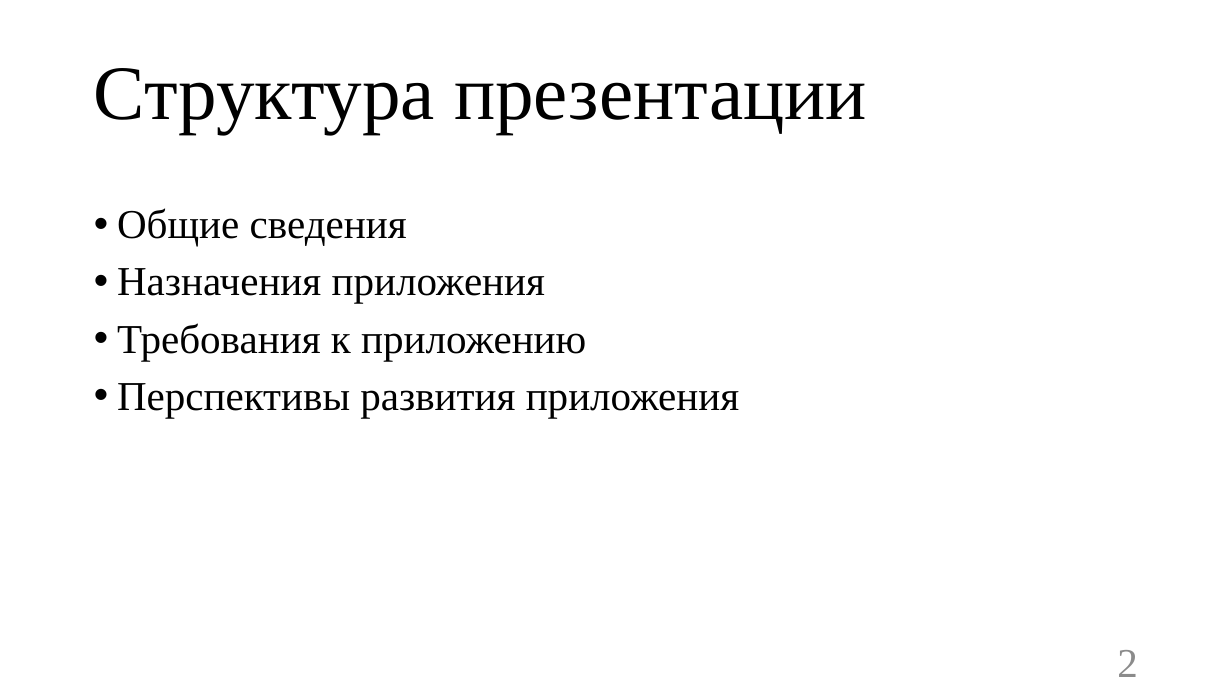
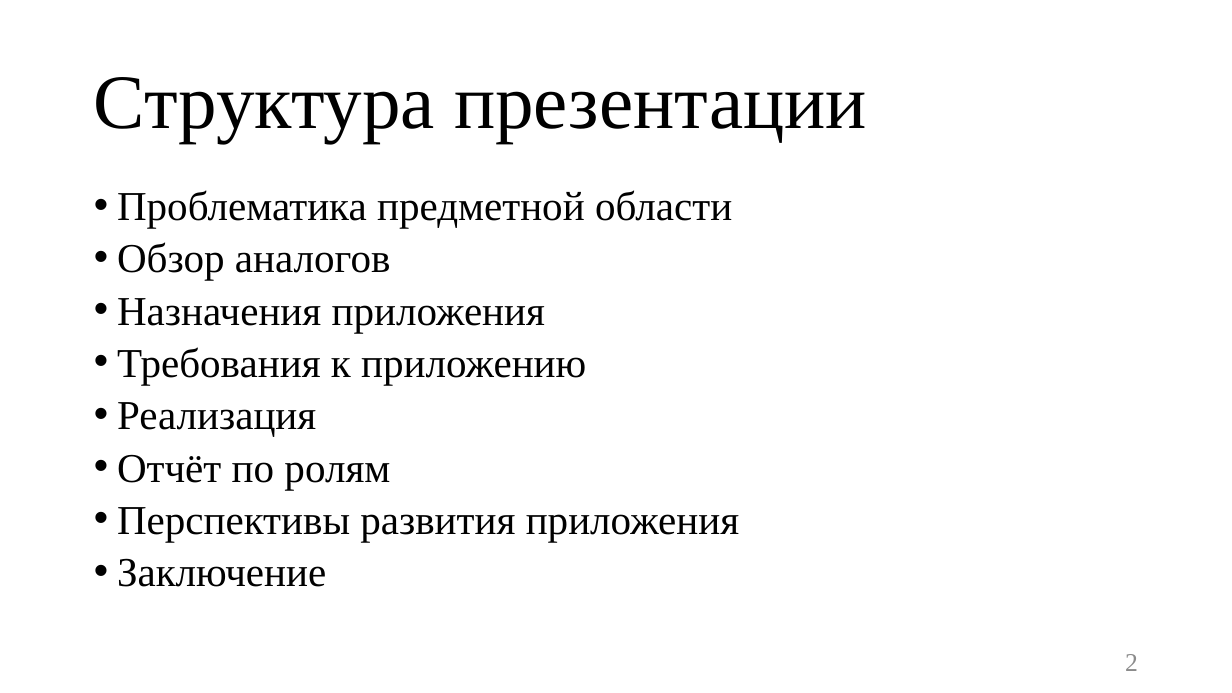
Before and after one commit to TouristTokyo/messenger_project, a slide deck: slide 2 of Documents/Презентация.pptx. Drawn at 1232x693 pixels with LibreOffice and Linux fonts; fonts in the diff are those of the drawing. Boxes give left, top, right and bottom in pixels: in the first picture for what was removed or moved away, otherwise in the second. Text is boxed around its words. In the diff, an @@ line names an element or a change of style, - is before the commit and + after.

```diff
--- a/Documents/Презентация.pptx
+++ b/Documents/Презентация.pptx
@@ title "Структура презентации": place and size @@
-title "Структура презентации" at bbox=[94, 68, 867, 134]
+title "Структура презентации" at bbox=[94, 77, 867, 143]
@@ text "Проблематика предметной области": place and size @@
-text "Проблематика предметной области" at bbox=[117, 208, 739, 418]
+text "Проблематика предметной области" at bbox=[117, 190, 739, 587]
@@ text at bbox=[117, 190, 732, 280]: text changed @@
-• Общие сведения
+• Проблематика предметной области
+• Обзор аналогов
@@ text at bbox=[117, 298, 739, 542]: line spacing 0.9 to 0.8 @@
@@ text at bbox=[117, 402, 390, 489]: paragraphs added @@
+• Реализация
+• Отчёт по ролям
@@ text at bbox=[117, 558, 326, 587]: paragraph added @@
+• Заключение
@@ page number at bbox=[1125, 654, 1138, 671]: size 32 to 20 pt @@
```
Also in this commit, not shown: 9 other slides changed, 12 slides added, 2 slides removed, 1 other file.
